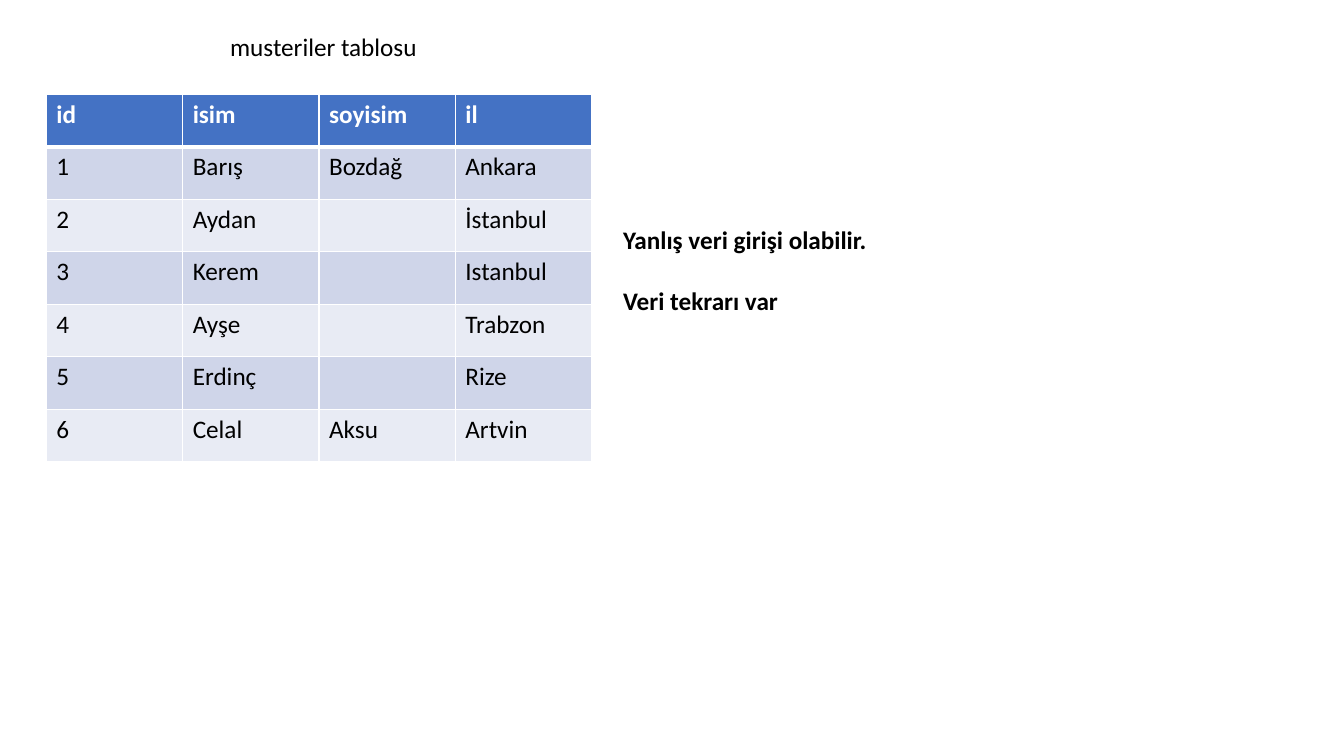
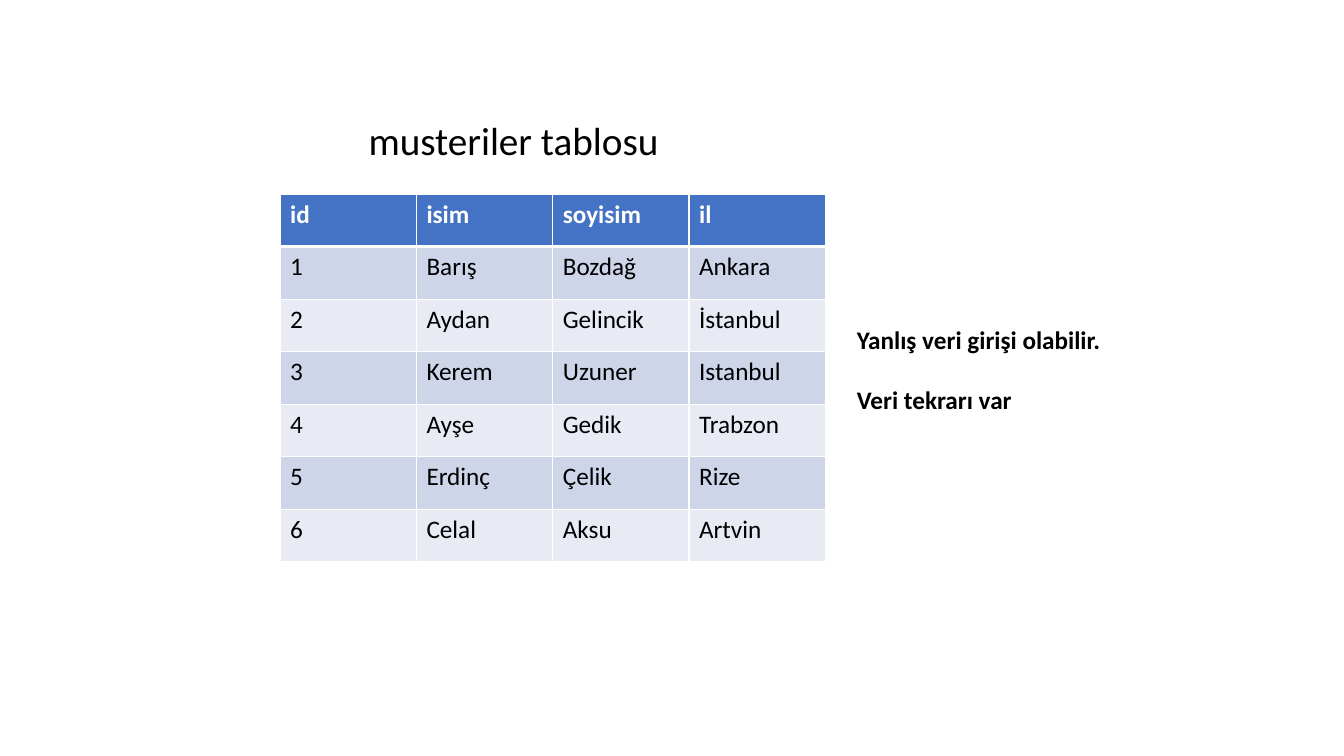
Before and after one commit to celalaksu/Python-Programlama-Kursu, a slide deck: slide 31 of Python txt json Dosyaları ve SQLite Veritabanı.pptx (slide 30 before the commit). Drawn at 1344x756 pixels with LibreOffice and Linux fonts; fonts in the diff are those of the drawing. Boxes give left, top, right and bottom in pixels: in the first picture for what was removed or moved away, otherwise in the second. Text is boxed around its words. In the diff, an @@ line names an element or a change of style, - is before the commit and + after.

```diff
--- a/Python txt json Dosyaları ve SQLite Veritabanı.pptx
+++ b/Python txt json Dosyaları ve SQLite Veritabanı.pptx
@@ text "musteriler tablosu": place and size @@
-text "musteriler tablosu" at [230,38,417,57]
+text "musteriler tablosu" at [369,127,658,156]
@@ text "musteriler tablosu" at [369,127,658,156]: size 18 to 28 pt @@
@@ table at [280,195,825,563] @@
-row 3, column 3: 
+row 3, column 3: Gelincik
-row 4, column 3: 
+row 4, column 3: Uzuner
-row 5, column 3: 
+row 5, column 3: Gedik
-row 6, column 3: 
+row 6, column 3: Çelik
@@ table: place and size @@
-table at [46,94,591,462]
+table at [280,195,825,563]
@@ text "Yanlış veri girişi olabilir.": place and size @@
-text "Yanlış veri girişi olabilir." at [623,231,867,311]
+text "Yanlış veri girişi olabilir." at [857,331,1101,409]
```
Also in this commit, not shown: 17 other slides changed, 7 slides added, 1 slide removed.
